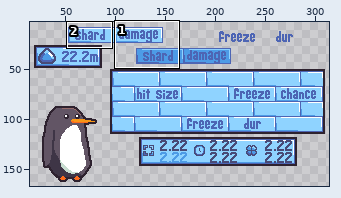
One commit to this pixel-art file: src/egg/egg scene.aseprite. The first picture is a wide view before the edit; the outline marks the close-up.
Close-up. Earlier state:
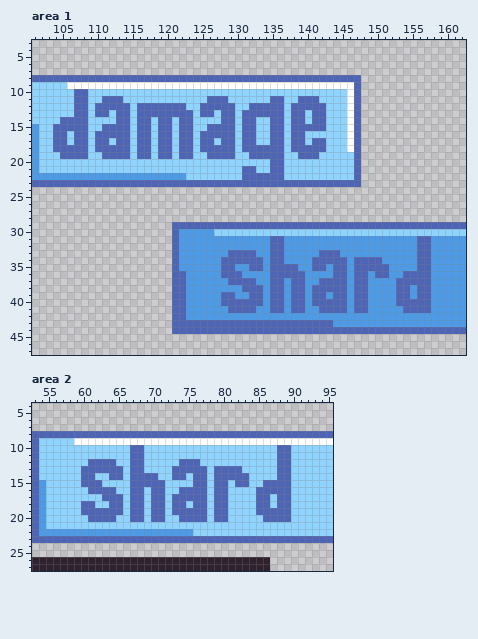
320x180 pixels, 1 frame. Shown: area 1: x 101..162, y 3..47; area 2: x 53..95, y 4..27. The wide view leaves out empty margins. The commit also changed other parts of the picture, which this record leaves out.
Once edited:
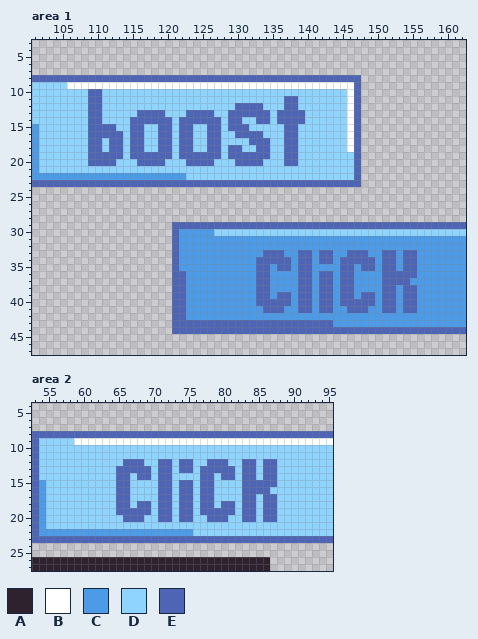
Palette (. is transparent): A #2e222f  B #ffffff  C #4d9be6  D #8fd3ff  E #4d65b4
The edit:
--- area 1, layer "base upgrades/Layer 9"
@@ x 102..144 @@
  9 DDDDBBBBBBBBBBBBBBBBBBBBBBBBBBBBBBBBBBBBBBB
-10 DDDDDEEDDDDDDDDDDDDDDDDDDDDDDDDDDDDDDDDDDDD
-11 DDDDDEEDDEEEDDDDDDDDDDDDEEEDDDDDDEEDDEEEDDD
-12 DDDDDEEDEEEEEDEEEEEEEDDEEEEEDDEEEEEDEEEEEDD
-13 DDDDDEEDEEDEEDEEEEEEEEDEEDEEDEEEEEEDEEDEEDD
-14 DDDEEEEDDDDEEDEEDEEDEEDDDDEEDEEDDEEDEEDEEDD
-15 DDEEEEEDDEEEEDEEDEEDEEDDEEEEDEEDDEEDEEEEEDD
-16 DDEEDEEDEEEEEDEEDEEDEEDEEEEEDEEDDEEDEEDDDDD
-17 DDEEDEEDEEDEEDEEDEEDEEDEEDEEDEEDDEEDEEDEEDD
-18 DDEEEEEDEEEEEDEEDEEDEEDEEEEEDEEEEEEDEEEEEDD
-19 DDDEEEEDDEEEEDEEDEEDEEDDEEEEDDEEEEEDDEEEDDD
-20 DDDDDDDDDDDDDDDDDDDDDDDDDDDDDDDDDEEDDDDDDDD
-21 DDDDDDDDDDDDDDDDDDDDDDDDDDDDDEEDDEEDDDDDDDD
-22 CCCCCCCCCCCCCCCCCCCCCDDDDDDDDEEEEEEDDDDDDDD
+10 DDDDDDDEEDDDDDDDDDDDDDDDDDDDDDDDDDDDDDDDDDD
+11 DDDDDDDEEDDDDDDDDDDDDDDDDDDDDDDDDDDEEDDDDDD
+12 DDDDDDDEEDDDDDDDDDDDDDDDDDDDEEEEDDDEEDDDDDD
+13 DDDDDDDEEDDDDDEEEEDDDEEEEDDEEEEEEDEEEEDDDDD
+14 DDDDDDDEEDDDDEEEEEEDEEEEEEDEEDDEEDEEEEDDDDD
+15 DDDDDDDEEEEDDEEDDEEDEEDDEEDEEEDDDDDEEDDDDDD
+16 DDDDDDDEEEEEDEEDDEEDEEDDEEDDEEEEDDDEEDDDDDD
+17 DDDDDDDEEDEEDEEDDEEDEEDDEEDDDDEEEDDEEDDDDDD
+18 DDDDDDDEEDEEDEEDDEEDEEDDEEDEEDDEEDDEEDDDDDD
+19 DDDDDDDEEEEEDEEEEEEDEEEEEEDEEEEEEDDEEDDDDDD
+20 DDDDDDDEEEEDDDEEEEDDDEEEEDDDEEEEDDDEEDDDDDD
+21 DDDDDDDDDDDDDDDDDDDDDDDDDDDDDDDDDDDDDDDDDDD
+22 CCCCCCCCCCCCCCCCCCCCCDDDDDDDDDDDDDDDDDDDDDD
 23 EEEEEEEEEEEEEEEEEEEEEEEEEEEEEEEEEEEEEEEEEEE
@@ x 126..159 @@
 30 CDDDDDDDDDDDDDDDDDDDDDDDDDDDDDDDDD
-31 CCCCCCCCCEECCCCCCCCCCCCCCCCCCCEECC
-32 CCCCCCCCCEECCCCCCCCCCCCCCCCCCCEECC
-33 CCCEEEECCEECCCCCEEECCCCCCCCCCCEECC
-34 CCEEEEEECEECCCCEEEEECEEEECCCCCEECC
-35 CCEECCEECEEEECCEECEECEEEEECCCCEECC
-36 CCEEECCCCEEEEECCCCEECEECEECCEEEECC
-37 CCCEEEECCEECEECCEEEECEECCCCEEEEECC
-38 CCCCCEEECEECEECEEEEECEECCCCEECEECC
-39 CCEECCEECEECEECEECEECEECCCCEECEECC
-40 CCEEEEEECEECEECEEEEECEECCCCEEEEECC
-41 CCCEEEECCEECEECCEEEECEECCCCCEEEECC
+31 CCCCCCCCCCCCCCCCCCCCCCCCCCCCCCCCCC
+32 CCCCCCCCCCCCCCCCCCCCCCCCCCCCCCCCCC
+33 CCCCCCCCEEECCEECEECCEEECCEECEECCCC
+34 CCCCCCCEEEEECEECEECEEEEECEECEECCCC
+35 CCCCCCCEECEECEECCCCEECEECEECEECCCC
+36 CCCCCCCEECCCCEECEECEECCCCEEEEECCCC
+37 CCCCCCCEECCCCEECEECEECCCCEEEECCCCC
+38 CCCCCCCEECCCCEECEECEECCCCEECEECCCC
+39 CCCCCCCEECEECEECEECEECEECEECEECCCC
+40 CCCCCCCEEEEECEECEECEEEEECEECEECCCC
+41 CCCCCCCCEEECCEECEECCEEECCEECEECCCC
 42 CCCCCCCCCCCCCCCCCCCCCCCCCCCCCCCCCC
--- area 2, layer "base upgrades/Layer 9"
@@ x 53..95 @@
  9 EDDDDDBBBBBBBBBBBBBBBBBBBBBBBBBBBBBBBBBBBBB
-10 EDDDDDDDDDDDDDEEDDDDDDDDDDDDDDDDDDDEEDDDDDD
-11 EDDDDDDDDDDDDDEEDDDDDDDDDDDDDDDDDDDEEDDDDDD
-12 EDDDDDDDEEEEDDEEDDDDDEEEDDDDDDDDDDDEEDDDDDD
-13 EDDDDDDEEEEEEDEEDDDDEEEEEDEEEEDDDDDEEDDDDDD
-14 EDDDDDDEEDDEEDEEEEDDEEDEEDEEEEEDDDDEEDDDDDD
-15 ECDDDDDEEEDDDDEEEEEDDDDEEDEEDEEDDEEEEDDDDDD
-16 ECDDDDDDEEEEDDEEDEEDDEEEEDEEDDDDEEEEEDDDDDD
-17 ECDDDDDDDDEEEDEEDEEDEEEEEDEEDDDDEEDEEDDDDDD
-18 ECDDDDDEEDDEEDEEDEEDEEDEEDEEDDDDEEDEEDDDDDD
-19 ECDDDDDEEEEEEDEEDEEDEEEEEDEEDDDDEEEEEDDDDDD
-20 ECDDDDDDEEEEDDEEDEEDDEEEEDEEDDDDDEEEEDDDDDD
+10 EDDDDDDDDDDDDDDDDDDDDDDDDDDDDDDDDDDDDDDDDDD
+11 EDDDDDDDDDDDDDDDDDDDDDDDDDDDDDDDDDDDDDDDDDD
+12 EDDDDDDDDDDDDEEEDDEEDEEDDEEEDDEEDEEDDDDDDDD
+13 EDDDDDDDDDDDEEEEEDEEDEEDEEEEEDEEDEEDDDDDDDD
+14 EDDDDDDDDDDDEEDEEDEEDDDDEEDEEDEEDEEDDDDDDDD
+15 ECDDDDDDDDDDEEDDDDEEDEEDEEDDDDEEEEEDDDDDDDD
+16 ECDDDDDDDDDDEEDDDDEEDEEDEEDDDDEEEEDDDDDDDDD
+17 ECDDDDDDDDDDEEDDDDEEDEEDEEDDDDEEDEEDDDDDDDD
+18 ECDDDDDDDDDDEEDEEDEEDEEDEEDEEDEEDEEDDDDDDDD
+19 ECDDDDDDDDDDEEEEEDEEDEEDEEEEEDEEDEEDDDDDDDD
+20 ECDDDDDDDDDDDEEEDDEEDEEDDEEEDDEEDEEDDDDDDDD
 21 ECDDDDDDDDDDDDDDDDDDDDDDDDDDDDDDDDDDDDDDDDD
Pixel boxes of the changes (left, top, right, bottom) in both close-ups:
changed: (53, 89, 326, 180)
changed: (221, 236, 431, 313)
changed: (81, 445, 291, 522)
